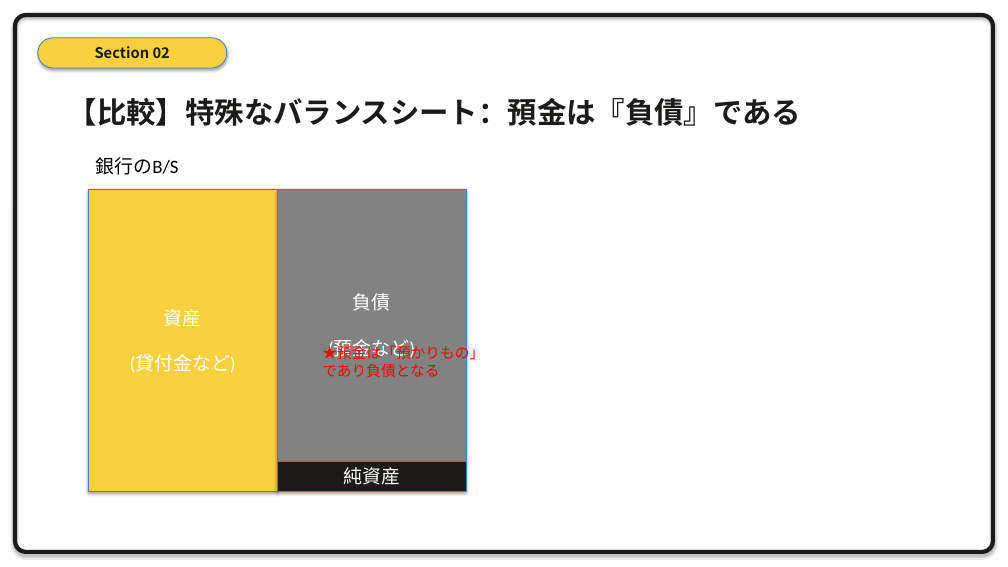
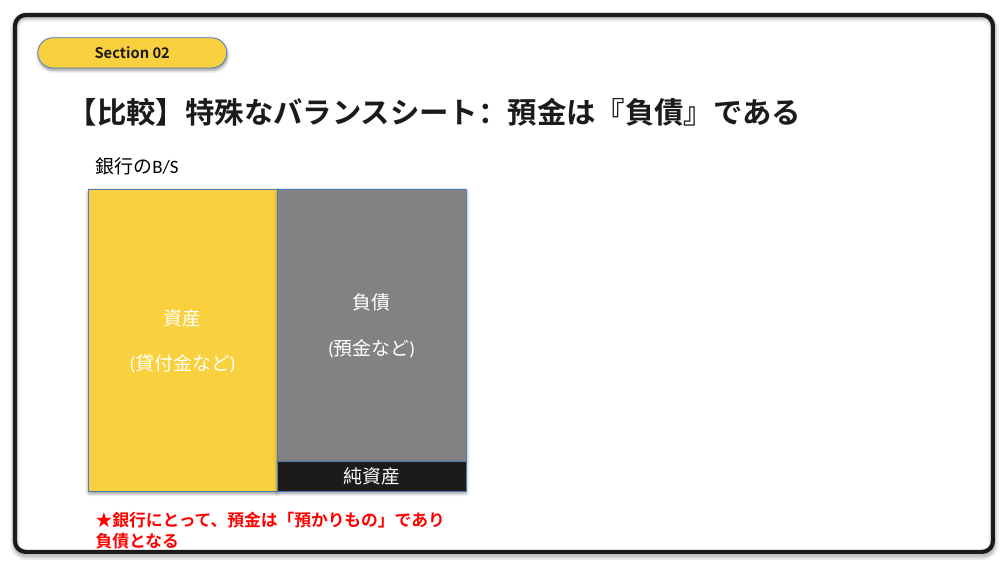
Before and after one commit to xilicrysta/bank-pptx, a slide deck: slide 13 of design-strategy/bank_strategy_presentation.pptx. Drawn at 1008x567 pixels with LibreOffice and Linux fonts; fonts in the diff are those of the drawing. Boxes give left, top, right and bottom in pixels: in the first picture for what was removed or moved away, otherwise in the second. Text is boxed around its words. In the diff, an @@ line names an element or a change of style, - is before the commit and + after.

```diff
--- a/design-strategy/bank_strategy_presentation.pptx
+++ b/design-strategy/bank_strategy_presentation.pptx
@@ text at (96,511,445,552): text changed; size 14 to 16 pt; bold on @@
-★預金は「預かりもの」
-であり負債となる
+★銀行にとって、預金は「預かりもの」であり負債となる
```
Also in this commit, not shown: 15 other slides changed, 1 other file.
